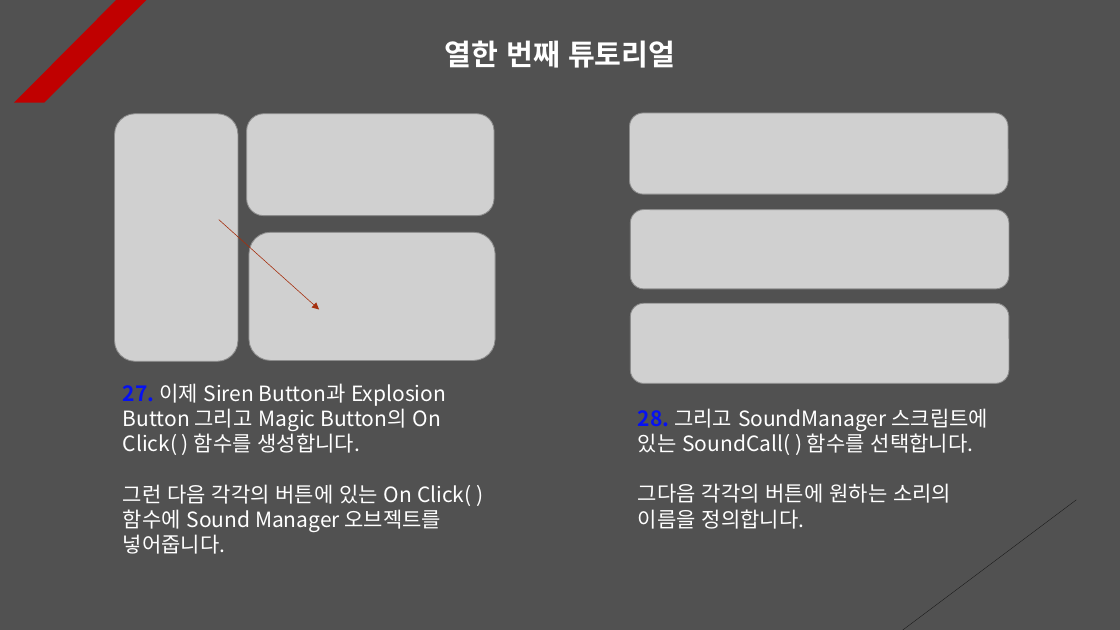
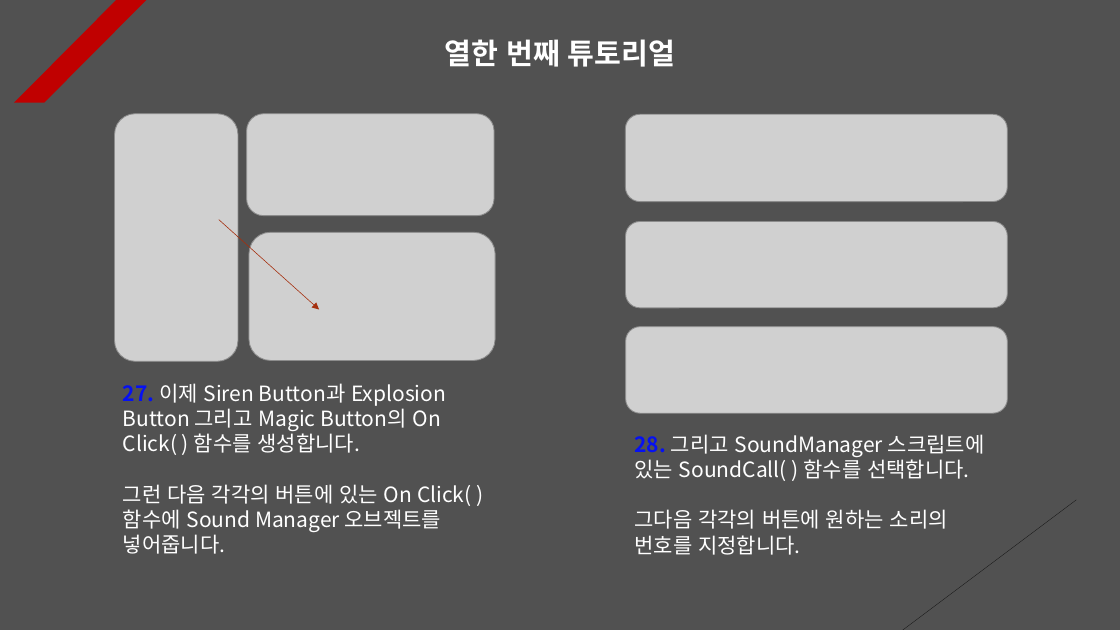
Before and after one commit to Unity2033/3D-UnityEngine, a slide deck: slide 12 of Assets/Class/Sound/PPT Data/Sound Example.pptx. Drawn at 1120x630 pixels with LibreOffice and Linux fonts; fonts in the diff are those of the drawing; grey boxes stand for pictures. Boxes give left, top, right and bottom in pixels: in the first picture for what was removed or moved away, otherwise in the second. Text is boxed around its words. In the diff, an @@ line names an element or a change of style, - is before the commit and + after.

```diff
--- a/Assets/Class/Sound/PPT Data/Sound Example.pptx
+++ b/Assets/Class/Sound/PPT Data/Sound Example.pptx
@@ picture: place and size @@
-picture at <box>629,113,1008,194</box>
+picture at <box>626,114,1008,202</box>
@@ picture: place and size @@
-picture at <box>630,210,1009,289</box>
+picture at <box>626,222,1008,308</box>
@@ picture: place and size @@
-picture at <box>630,303,1009,383</box>
+picture at <box>626,327,1007,413</box>
@@ text "28. 그리고 SoundManager 스크립트에 있는 ...": place and size @@
-text "28. 그리고 SoundManager 스크립트에 있는 ..." at <box>638,408,988,529</box>
+text "28. 그리고 SoundManager 스크립트에 있는 ..." at <box>634,434,985,555</box>
@@ text at <box>634,509,948,555</box>: text changed @@
-그다음 각각의 버튼에 원하는 소리의 이름을 정의합니다.
+그다음 각각의 버튼에 원하는 소리의 번호를 지정합니다.
```
Also in this commit, not shown: 3 other slides changed, 3 slides added, 13 other files.
